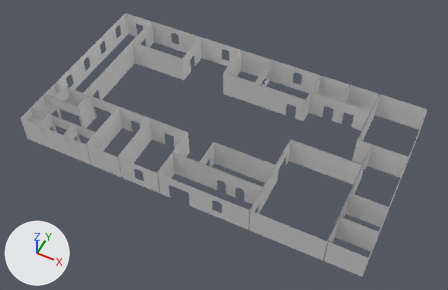
The FBX model Assets/_Visual/Environment/_Interiors/Landmarks/Police Station/PoliceInterior/Walls.fbx: old version first, new version second.
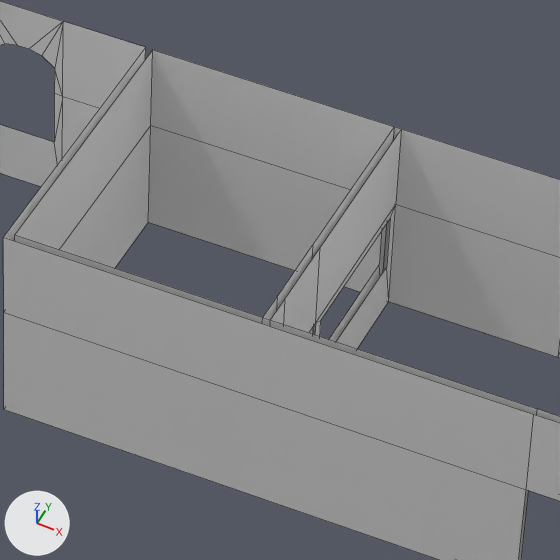
There are two pictures of each version: one whole from a camera (50 mm lens) standing at (27.0, -55.0, 65.5) and looking at (0.8, -2.5, -0.1), one close up on the part from 50% to 65% of the width and 15% to 39% of the height. Every picture has the same lights, and +X, +Y and +Z are marked at lower left. The close-ups show mesh edges as thin lines. Where no turn or scale is listed for an object, it has been applied to the vertices.

The older version as bpy lines, for what is in view:
```python
me_cube_010 = bpy.data.meshes.new('Cube.010')
me_cube_010.from_pydata(...)  # 811 vertices, 560 faces; spans x -25.0..24.9, y -14.0..13.0, z -0.4..4.1
me_cube_010.materials.append(mat_ps_walls)  # white #e7e7e7
ob_walls = bpy.data.objects.new('Walls', me_cube_010)
ob_walls.location = (0.0, 0.0, 0.0)
```
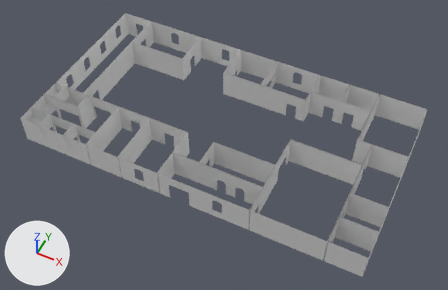
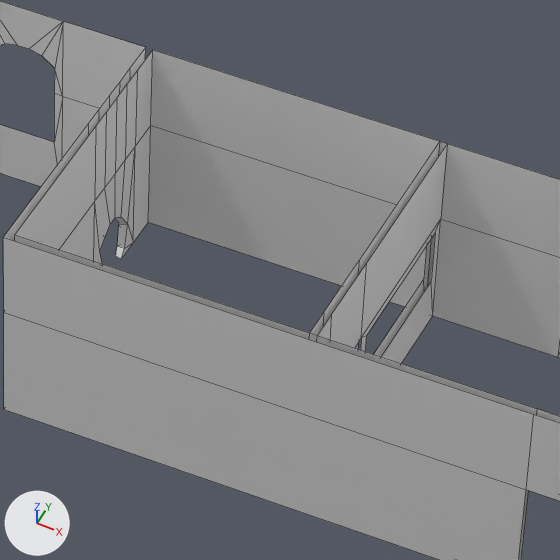
Boxes (x1, y1, x2, y2) around the edits, measured in the close-ups (560 x 560 px; the box of a moved part takes in the faces that stretch with it):
```json
{"part": 1, "of": "me_cube_010", "change": "moved or reshaped", "before": [271, 130, 401, 349], "after": [310, 141, 440, 357]}
{"part": 2, "of": "me_cube_010", "change": "moved or reshaped", "before": [263, 127, 394, 342], "after": [317, 144, 447, 364]}
{"part": 3, "of": "me_cube_010", "change": "built on", "before": [4, 48, 153, 268], "after": [3, 48, 153, 264]}
```

Edits to the scene script, one JSON object a line:
```json
{"block": "me_cube_010", "where": "# used by ob_walls; location = (0.0, 0.0, 0.0)"}
{"op": "remove", "block": "me_cube_010", "code": "me_cube_010.from_pydata(...)  # 811 vertices, 560 faces; spans x -25.0..24.9, y -14.0..13.0, z -0.4..4.1"}
{"op": "add", "block": "me_cube_010", "code": "me_cube_010.from_pydata(...)  # 841 vertices, 586 faces; spans x -25.0..24.9, y -14.0..13.0, z -0.4..4.1"}
{"block": "me_cube_010", "change": "me_cube_010 part 1: the loose piece of 16 vertices spanning x 1.1, y 7.1..12.9, z -0.3..4.0 is moved by (0.8, 0.0, 0.0)"}
{"block": "me_cube_010", "change": "me_cube_010 part 2: the loose piece of 16 vertices spanning x 1.0, y 7.1..12.9, z -0.3..4.0 is moved by (1.1, 0.0, 0.0)"}
{"block": "me_cube_010", "change": "me_cube_010 part 3"}
{"block": "me_cube_010", "change": "4 faces are deleted"}
{"block": "me_cube_010", "change": "34 vertices are added at x -4.1..-3.9, y 10.4..11.9, z -0.3..4.0"}
{"block": "me_cube_010", "change": "6 new vertices lie (0.0, -0.7, 0.0) away from vertices in x -4.1..-3.9, y 12.9, z -0.3..4.0"}
{"block": "me_cube_010", "change": "6 new vertices lie (0.0, -0.5, 0.0) away from vertices in x -4.1..-3.9, y 12.2, z -0.3..4.0"}
{"block": "me_cube_010", "change": "46 new faces join them"}
```
